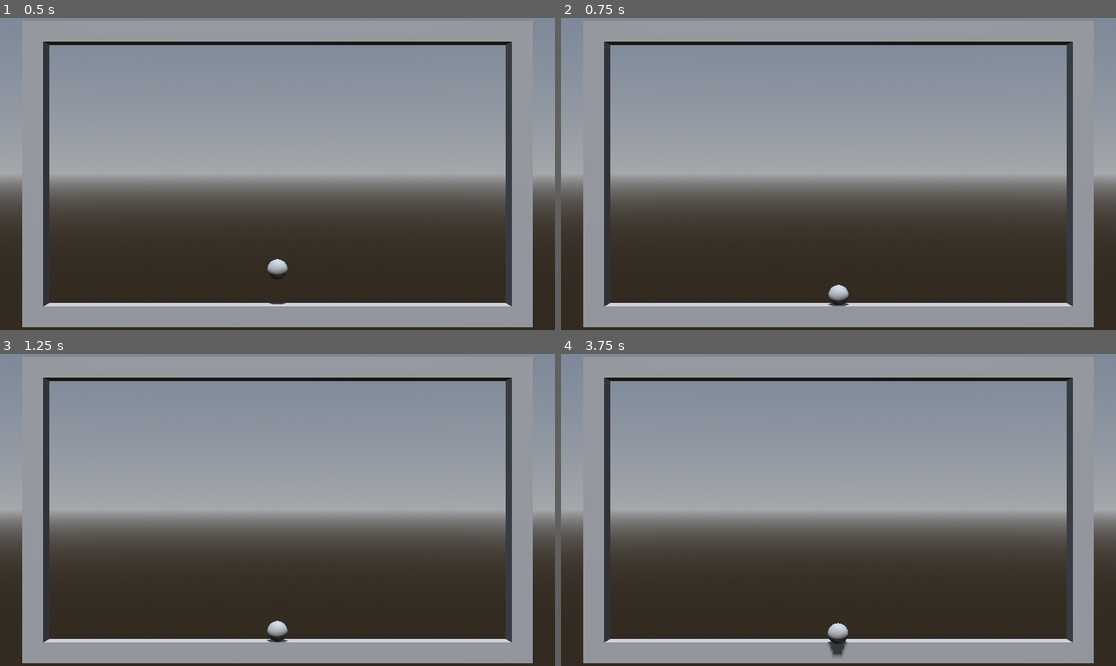
Above: before the commit, frames 1-4 (two rows, left to right).
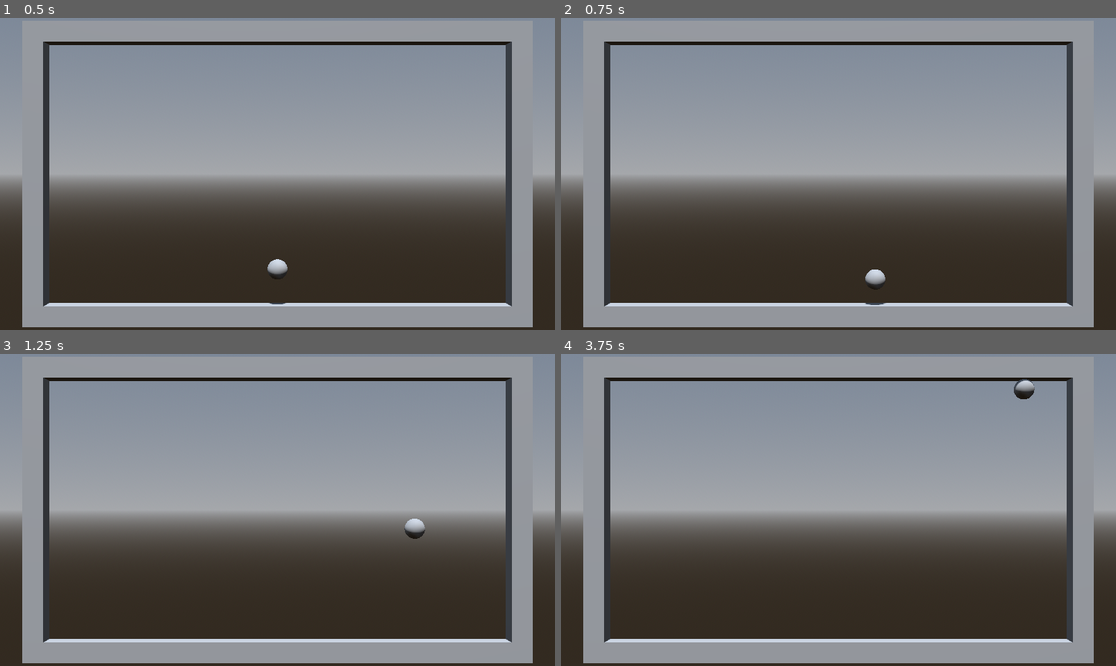
Above: after the commit, the same moments.

Repository: vipsbpig/BallonBird
Game: Godot game, scene res://Scenes/Game.tscn
The game is run twice, just before and just after one commit, with the same random seed, the same clock (stepped at 60 frames per second) and the same inputs.
Inputs (mouse positions are in pixels of both pictures, inside the frame that each line leads up to):
- Up to frame 1 (0.5 s): no input
- Up to frame 2 (0.75 s): tap Enter (ui_accept) at 0.5 s; move the mouse to (960, 158) at 0.52 s; hold D (move_right, bound only after the commit) from 0.53 s (still down); tap Space (jump, bound only after the commit) at 0.6 s; click (960, 158) at 0.67 s
- Up to frame 3 (1.25 s): keep holding D (move_right, bound only after the commit); tap Space (jump, bound only after the commit) at 0.77, 1.07 s
- Up to frame 4 (3.75 s): move the mouse to (727, 525) at 1.27 s; release D (move_right, bound only after the commit) at 1.28 s; hold S 1.28-2.03 s; tap F at 1.35, 2.85 s; tap Space (jump, bound only after the commit) at 1.52, 1.55, 1.82, 2.1, 3.02, 3.05, 3.32, 3.6 s; move the mouse to (894, 441) at 2.02 s; hold D (move_right, bound only after the commit) 2.03-2.78 s; move the mouse to (810, 572) at 2.77 s; hold W 2.78-3.53 s; click (810, 572) at 2.92 s; move the mouse to (1005, 556) at 3.52 s; hold A (move_left, bound only after the commit) from 3.53 s (still down)

Frame 1 is identical in both runs. In frame 2, 0.3% of the frame differs, in the area x 48-59%, y 80-93%; in frame 3, 0.4%; in frame 4, 0.5%, in the area x 48-86%, y 8-98%.

Commit message:
add ballon input

Diff:
--- a/Ballons/Mock/MockBallon.tscn
+++ b/Ballons/Mock/MockBallon.tscn
@@ -1,13 +1,24 @@
-[gd_scene load_steps=3 format=3 uid="uid://d8820thlxuqb"]
+[gd_scene load_steps=4 format=3 uid="uid://d8820thlxuqb"]
+
+[ext_resource type="Script" path="res://Scripts/input_behaviour.gd" id="1_3mcgo"]
 
 [sub_resource type="SphereMesh" id="SphereMesh_h1bja"]
 
 [sub_resource type="SphereShape3D" id="SphereShape3D_f8134"]
 
 [node name="Ballon" type="RigidBody3D"]
+axis_lock_linear_z = true
+axis_lock_angular_z = true
+mass = 0.2
 
 [node name="MeshInstance3D" type="MeshInstance3D" parent="."]
 mesh = SubResource("SphereMesh_h1bja")
 
 [node name="CollisionShape3D" type="CollisionShape3D" parent="."]
 shape = SubResource("SphereShape3D_f8134")
+
+[node name="InputBehaviour" type="Node" parent="." node_paths=PackedStringArray("rigidBody")]
+script = ExtResource("1_3mcgo")
+rigidBody = NodePath("..")
+moveSpeed = 10.0
+jumpForce = 100.0
--- /dev/null
+++ b/Scripts/input_behaviour.gd
@@ -0,0 +1,25 @@
+extends Node
+
+@export var rigidBody : RigidBody3D
+
+@export var moveSpeed : float = 5
+@export var jumpForce : float = 1
+
+var fixedDeltaTime : float = 0
+
+func _physics_process(delta: float) -> void:
+	fixedDeltaTime = delta
+
+	var velocity : Vector3 = rigidBody.linear_velocity
+	var moveDirection : int = 0;
+	if Input.is_action_pressed("move_left"):
+		moveDirection = -1
+	elif Input.is_action_pressed("move_right"):
+		moveDirection = 1
+
+	if moveDirection != 0: velocity.x = moveSpeed * moveDirection
+
+	rigidBody.linear_velocity = velocity
+
+	if Input.is_action_just_pressed("jump"):
+		rigidBody.apply_force(Vector3(0, jumpForce, 0))
--- a/project.godot
+++ b/project.godot
@@ -23,6 +23,27 @@
 
 enabled=PackedStringArray("res://addons/phantom_camera/plugin.cfg")
 
+[input]
+
+move_left={
+"deadzone": 0.5,
+"events": [Object(InputEventKey,"resource_local_to_scene":false,"resource_name":"","device":-1,"window_id":0,"alt_pressed":false,"shift_pressed":false,"ctrl_pressed":false,"meta_pressed":false,"pressed":false,"keycode":0,"physical_keycode":65,"key_label":0,"unicode":97,"location":0,"echo":false,"script":null)
+, Object(InputEventJoypadButton,"resource_local_to_scene":false,"resource_name":"","device":-1,"button_index":13,"pressure":0.0,"pressed":false,"script":null)
+]
+}
+move_right={
+"deadzone": 0.5,
+"events": [Object(InputEventKey,"resource_local_to_scene":false,"resource_name":"","device":-1,"window_id":0,"alt_pressed":false,"shift_pressed":false,"ctrl_pressed":false,"meta_pressed":false,"pressed":false,"keycode":0,"physical_keycode":68,"key_label":0,"unicode":100,"location":0,"echo":false,"script":null)
+, Object(InputEventJoypadButton,"resource_local_to_scene":false,"resource_name":"","device":-1,"button_index":14,"pressure":0.0,"pressed":false,"script":null)
+]
+}
+jump={
+"deadzone": 0.5,
+"events": [Object(InputEventKey,"resource_local_to_scene":false,"resource_name":"","device":-1,"window_id":0,"alt_pressed":false,"shift_pressed":false,"ctrl_pressed":false,"meta_pressed":false,"pressed":false,"keycode":0,"physical_keycode":32,"key_label":0,"unicode":32,"location":0,"echo":false,"script":null)
+, Object(InputEventJoypadButton,"resource_local_to_scene":false,"resource_name":"","device":-1,"button_index":0,"pressure":0.0,"pressed":false,"script":null)
+]
+}
+
 [rendering]
 
 renderer/rendering_method="mobile"
